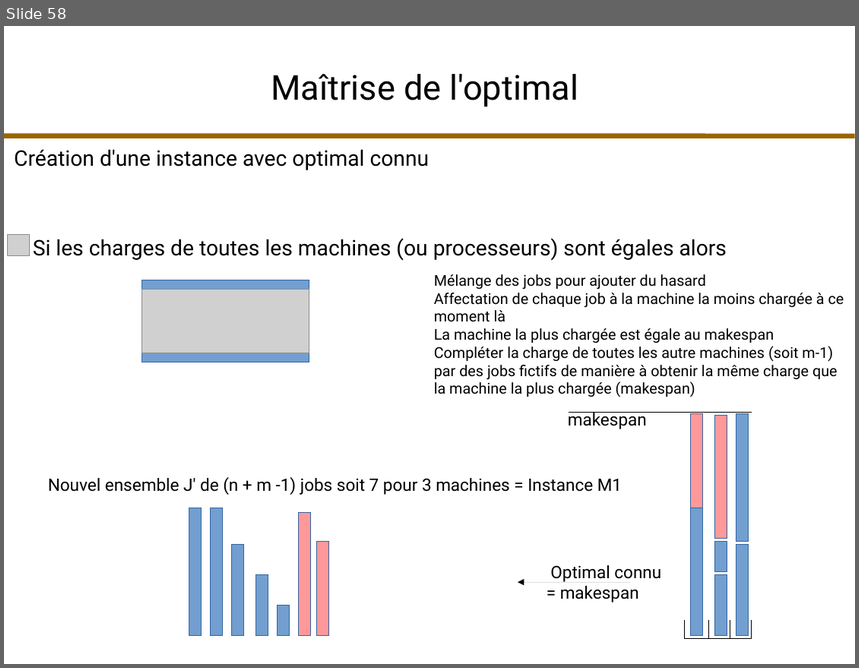
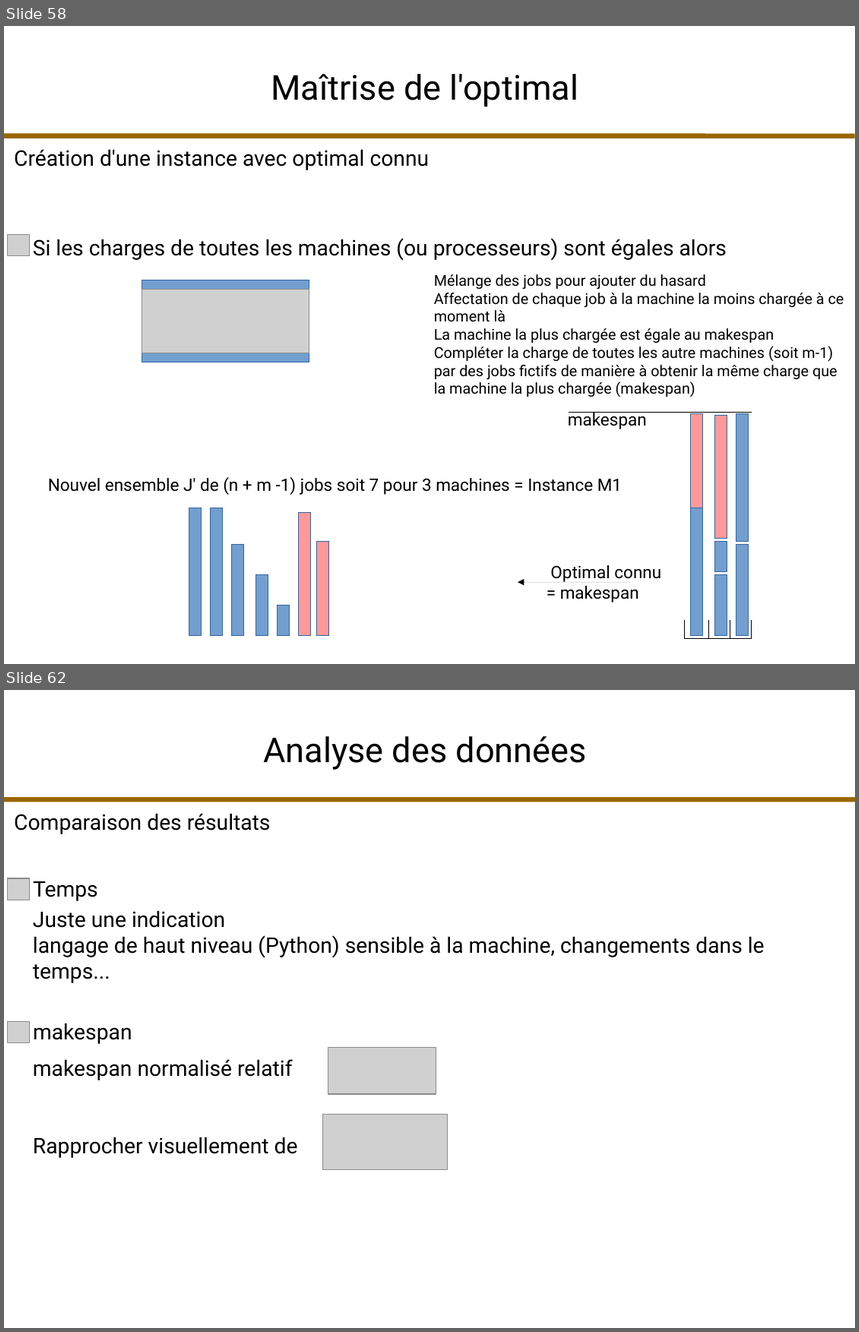
Before and after one commit to fColas68/eprLPT, a slide deck: presentation/presentation.odp. Shown one above the other, each under a label of ours: slide 58 before the commit, slides 58 and 62 after it; the slides between them are not shown. The pictures are 859x668 and 859x1332 pixels, drawn with LibreOffice and Linux fonts; fonts in the diff are those of the drawing; grey boxes stand for pictures. Boxes give left, top, right and bottom in pixels: in the first picture for what was removed or moved away, otherwise in the second. Text is boxed around its words. In the diff, an @@ line names an element or a change of style, - is before the commit and + after.

```diff
--- a/presentation/presentation.odp
+++ b/presentation/presentation.odp
@@ slide 62 added at box(4, 690, 855, 1328), background #FFFFFF @@
@@ title added at box(263, 736, 587, 770), 32 pt, text #000000 @@
+Analyse des données
@@ line added from (4, 799) to (855, 799), #996600 4.51 pt @@
@@ text added at box(14, 813, 271, 834), 20 pt, text #000000 @@
+Comparaison des résultats
@@ picture added at box(7, 878, 29, 900) @@
@@ text added at box(33, 882, 98, 901), 20 pt, text #000000 @@
+Temps
@@ text added at box(33, 910, 765, 983), 20 pt, text #000000 @@
+Juste une indication
+langage de haut niveau (Python) sensible à la machine, changements dans le temps...
@@ picture added at box(7, 1021, 29, 1043) @@
@@ text added at box(33, 1023, 132, 1044), 20 pt, text #000000 @@
+makespan
@@ picture added at box(329, 1048, 436, 1095) @@
@@ text added at box(33, 1059, 298, 1158), 20 pt, text #000000 @@
+makespan normalisé relatif
+Rapprocher visuellement de
@@ picture added at box(323, 1115, 447, 1170) @@
```
Also in this commit, not shown: 3 slides changed, 24 other slides added, 1 slide removed.
